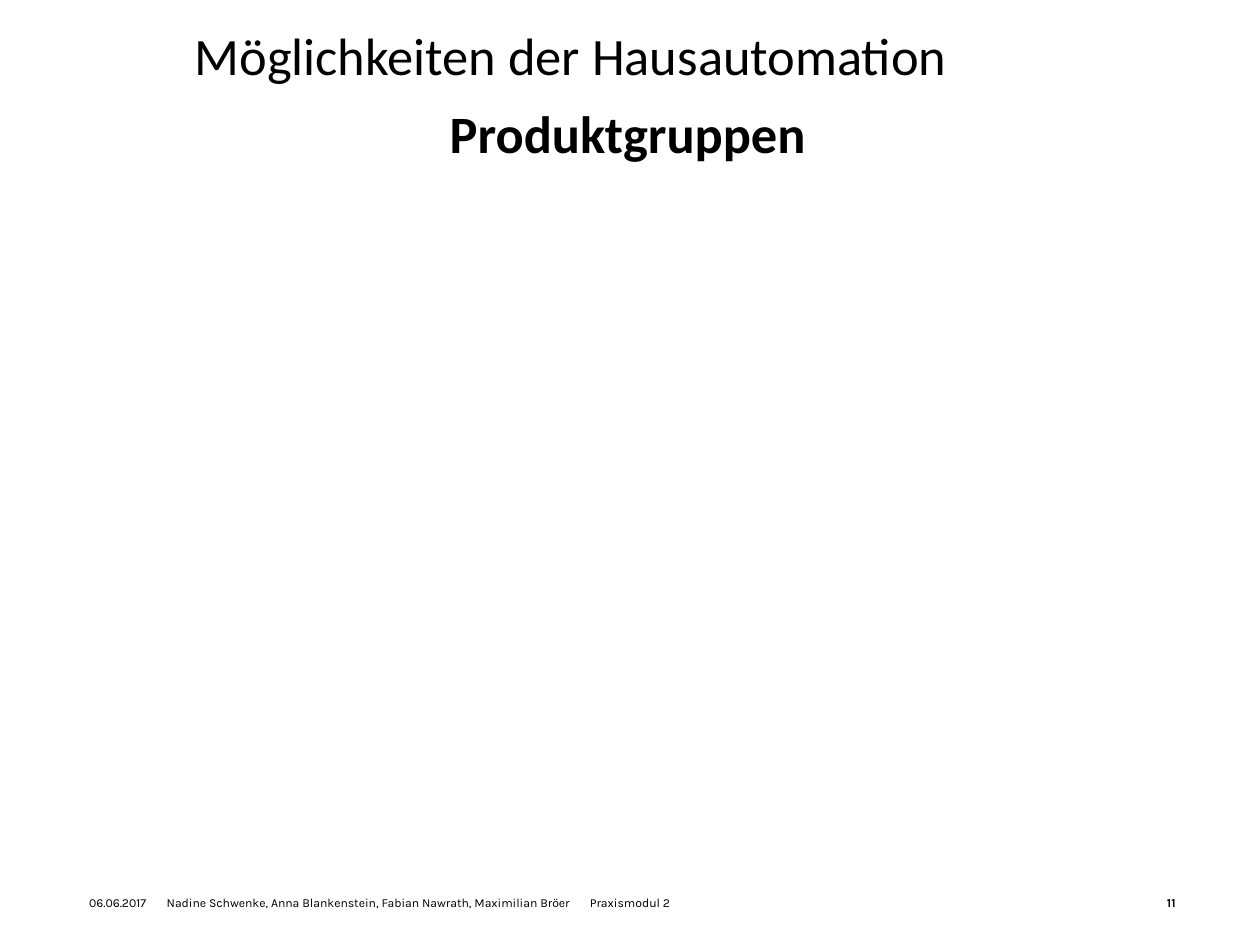
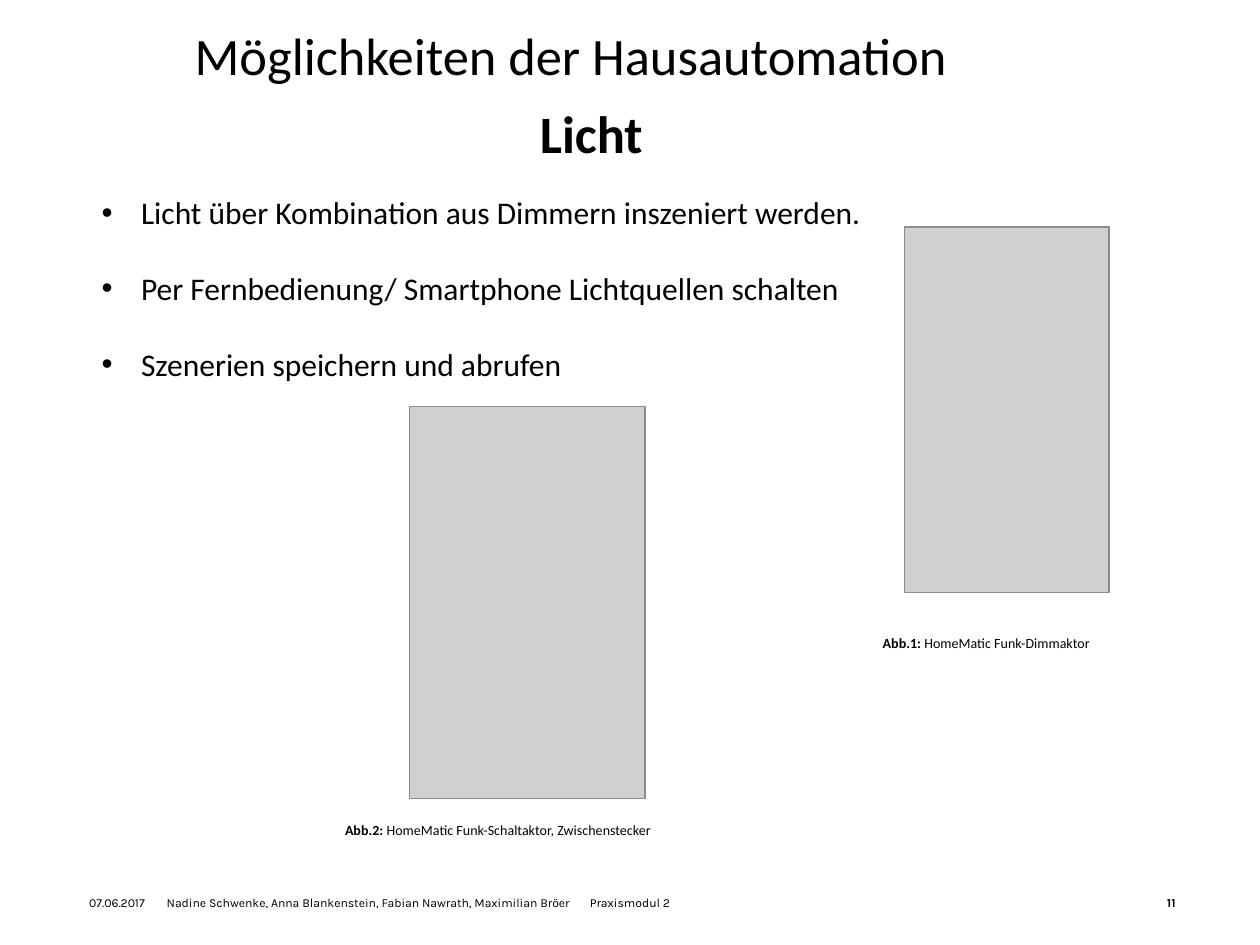
Before and after one commit to Nawygator/Praxisseminar, a slide deck: slide 11 of HSHL_Hausautomationssysteme.potx.pptx. Drawn at 1260x945 pixels with LibreOffice and Linux fonts; fonts in the diff are those of the drawing; grey boxes stand for pictures; background and template pictures are left out. Boxes give left, top, right and bottom in pixels: in the first picture for what was removed or moved away, otherwise in the second. Text is boxed around its words. In the diff, an @@ line names an element or a change of style, - is before the commit and + after.

Commit message:
Mit Produktgruppen

```diff
--- a/HSHL_Hausautomationssysteme.potx.pptx
+++ b/HSHL_Hausautomationssysteme.potx.pptx
@@ text at (540, 116, 643, 154): text changed @@
-Produktgruppen
+Licht
@@ text added at (141, 202, 860, 381), 18 pt, text #000000 @@
+• Licht über Kombination aus Dimmern inszeniert werden.
+• Per Fernbedienung/ Smartphone Lichtquellen schalten
+• Szenerien speichern und abrufen
@@ picture added at (905, 227, 1109, 592) @@
@@ picture added at (410, 407, 645, 799) @@
@@ text added at (883, 638, 1090, 648), 8 pt, text #000000 @@
+Abb.1: HomeMatic Funk-Dimmaktor
@@ text added at (345, 825, 650, 837), 8 pt, text #000000 @@
+Abb.2: HomeMatic Funk-Schaltaktor, Zwischenstecker
@@ text at (89, 898, 670, 909): text changed @@
-06.06.2017 Nadine Schwenke, Anna Blankenstein, Fabian Nawrath, Maximilian Bröer Praxismodul 2
+07.06.2017 Nadine Schwenke, Anna Blankenstein, Fabian Nawrath, Maximilian Bröer Praxismodul 2
```
Also in this commit, not shown: 13 other slides changed, 6 slides added.
